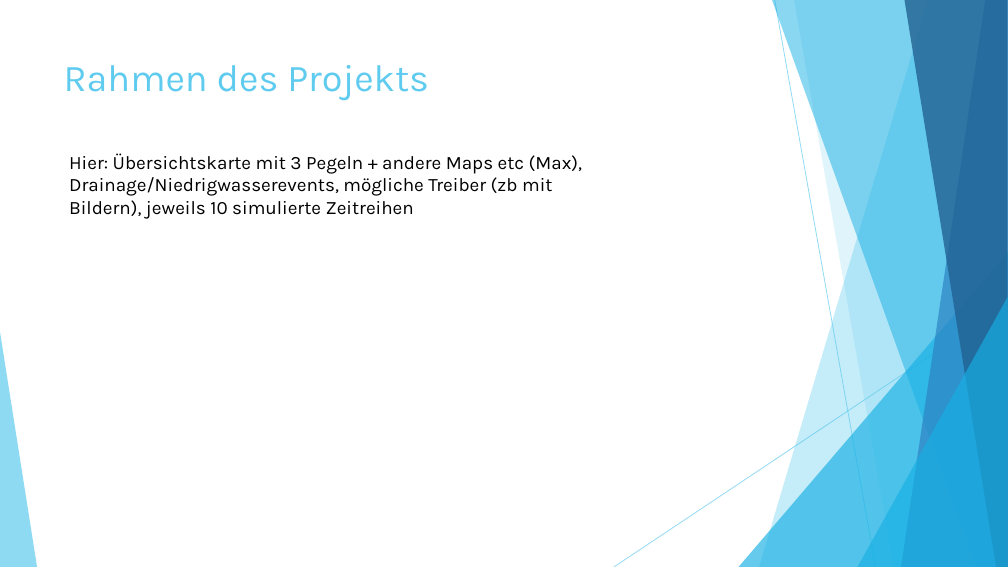
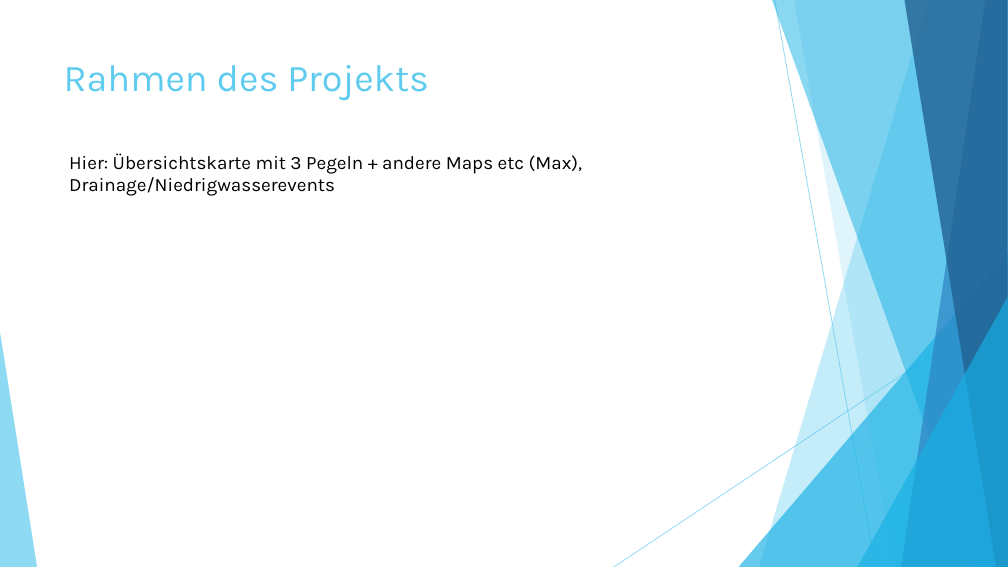
Before and after one commit to StatPrak-Droughts/Drought-Project, a slide deck: slide 3 of Zwischenpräsentation.pptx. Drawn at 1008x567 pixels with LibreOffice and Linux fonts; fonts in the diff are those of the drawing. Boxes give left, top, right and bottom in pixels: in the first picture for what was removed or moved away, otherwise in the second. Text is boxed around its words. In the diff, an @@ line names an element or a change of style, - is before the commit and + after.

```diff
--- a/Zwischenpräsentation.pptx
+++ b/Zwischenpräsentation.pptx
@@ text at (x1=69, y1=153, x2=582, y2=196): text changed @@
-Hier: Übersichtskarte mit 3 Pegeln + andere Maps etc (Max), Drainage/Niedrigwasserevents, mögliche Treiber (zb mit Bildern), jeweils 10 simulierte Zeitreihen
+Hier: Übersichtskarte mit 3 Pegeln + andere Maps etc (Max), Drainage/Niedrigwasserevents
```
Also in this commit, not shown: 6 slides added, 2 slides removed.
